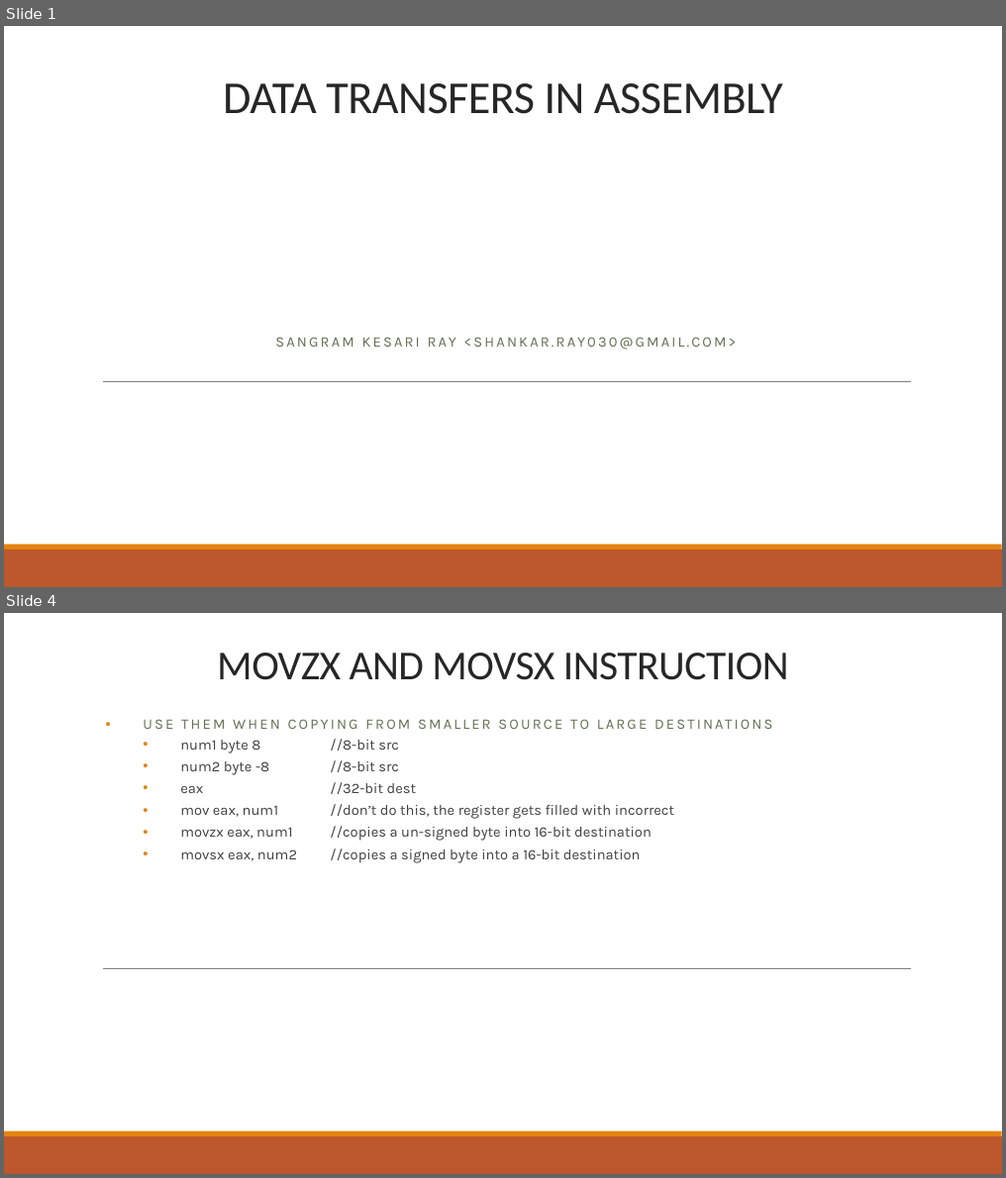
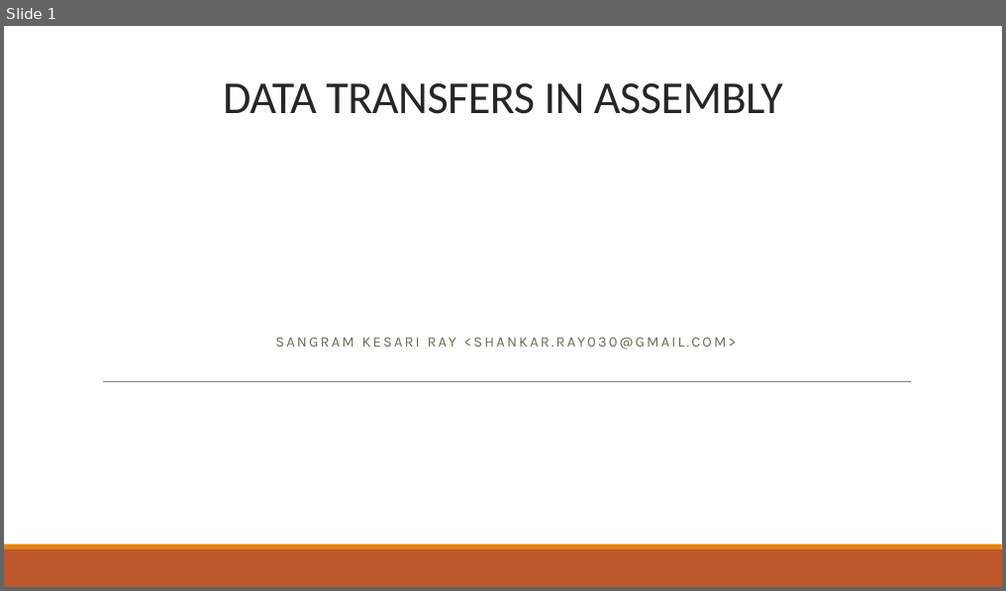
Before and after one commit to b1nch3f/Assembly-Language-Tutorials-for-Windows, a slide deck: 04 Data Transfers/Data Transfers - Part 2.pptx. Shown one above the other, each under a label of ours: slides 1 and 4 before the commit, slide 1 after it; the slides between them are not shown. The pictures are 1006x1178 and 1006x591 pixels, drawn with LibreOffice and Linux fonts; fonts in the diff are those of the drawing. Boxes give left, top, right and bottom in pixels: in the first picture for what was removed or moved away, otherwise in the second. Text is boxed around its words. In the diff, an @@ line names an element or a change of style, - is before the commit and + after.

```diff
--- a/04 Data Transfers/Data Transfers - Part 2.pptx
+++ b/04 Data Transfers/Data Transfers - Part 2.pptx
@@ slide 4 removed at (4,613,1002,1174), background #FFFFFF; not listed: 3 template elements that a slide beside it also shows @@
@@ title removed at (217,653,789,680) @@
-MOVZX AND MOVSX INSTRUCTION
@@ subtitle removed at (180,739,674,863) @@
-• USE THEM WHEN COPYING FROM SMALLER SOURCE TO LARGE DESTINATIONS
-  • num1 byte 8 //8-bit src
-  • num2 byte -8 //8-bit src
-  • eax //32-bit dest
-  • mov eax, num1 //don’t do this, the register gets filled with incorrect
-  • movzx eax, num1 //copies a un-signed byte into 16-bit destination
-  • movsx eax, num2 //copies a signed byte into a 16-bit destination
```
Also in this commit, not shown: 10 slides added, 6 other slides removed, 17 other files.
